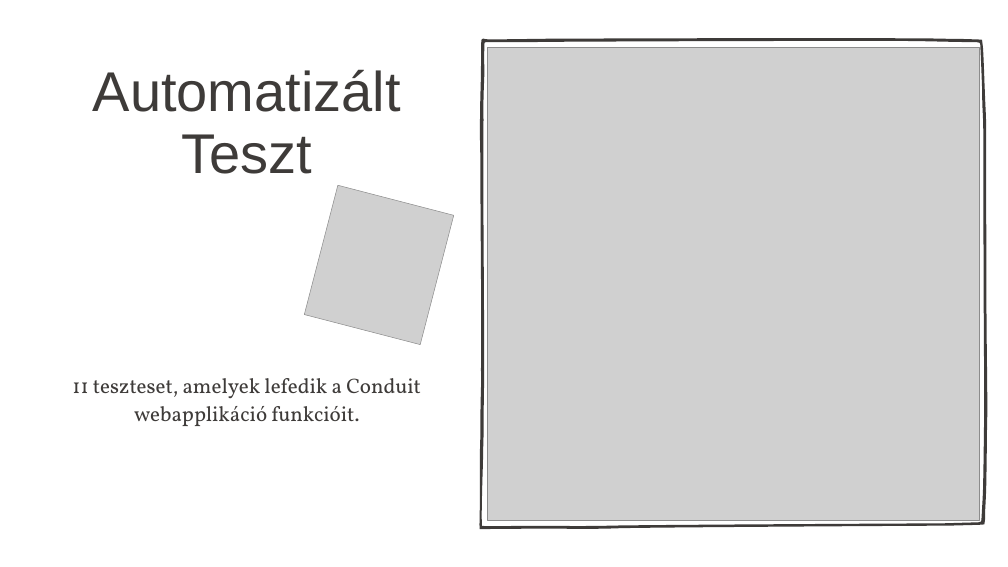
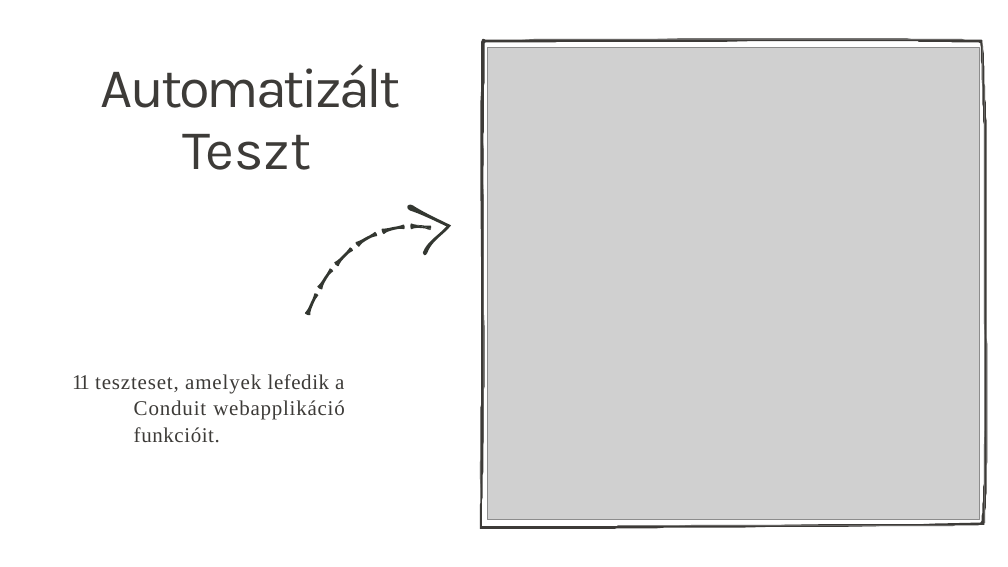
Before and after one commit to nemanihun/conduit, a slide deck: slide 5 of Vizsgaremek-vedes/Stampfer-Nemeth-Aniko-Conduit-Vizsgaremek-vedes-prezentacio.pptx. Drawn at 1008x567 pixels with LibreOffice and Linux fonts; fonts in the diff are those of the drawing; grey boxes stand for pictures; background and template pictures are left out. Boxes give left, top, right and bottom in pixels: in the first picture for what was removed or moved away, otherwise in the second. Text is boxed around its words. In the diff, an @@ line names an element or a change of style, - is before the commit and + after.

```diff
--- a/Vizsgaremek-vedes/Stampfer-Nemeth-Aniko-Conduit-Vizsgaremek-vedes-prezentacio.pptx
+++ b/Vizsgaremek-vedes/Stampfer-Nemeth-Aniko-Conduit-Vizsgaremek-vedes-prezentacio.pptx
@@ title "Automatizált Teszt": place and size @@
-title "Automatizált Teszt" at bbox=[93, 69, 401, 174]
+title "Automatizált Teszt" at bbox=[101, 64, 401, 170]
@@ title "Automatizált Teszt" at bbox=[101, 64, 401, 170]: font Arial to Karla, text colour #3E3B39 to #3D3B38; letter spacing 0 to -4.3 pt in "Automatizált"; letter spacing 0 to -0.1 pt in "Teszt"; alignment centre to left; indent changed; line spacing 88pt to 87.8pt; more space between paragraphs @@
@@ freeform shape at bbox=[480, 38, 987, 529]: fill #3E3B39 to #3D3B38; rotation 90 to 0 degrees; outline redrawn @@
@@ picture removed at bbox=[304, 185, 454, 345] @@
@@ freeform shape added at bbox=[305, 205, 451, 315], fill #333731 @@
@@ text "11 teszteset, amelyek lefedik a ..." at bbox=[72, 374, 345, 442]: font Vollkorn to Times New Roman, text colour #3E3B39 to #3D3B38; letter spacing 0 to -3.5 pt in "11"; letter spacing 0 to 1.2 pt in "teszteset, amelyek Conduit"; letter spacing 0 to 0.8 pt in "lefedik funkcióit."; letter spacing 0 to 1.6 pt in "a"; letter spacing 0 to 1.1 pt in "webapplikáció"; alignment centre to left; indent changed; line spacing 39pt to 1.06; more space between paragraphs @@
```
Also in this commit, not shown: 6 other slides changed, 1 slide added, 1 slide removed.
